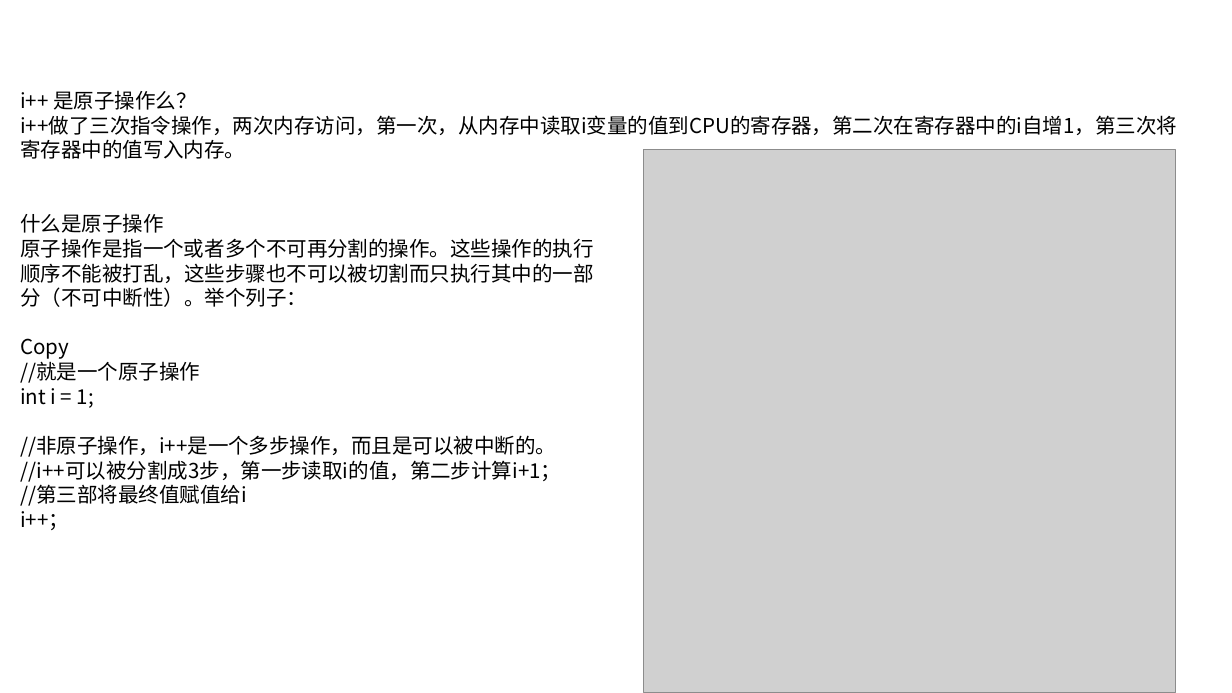
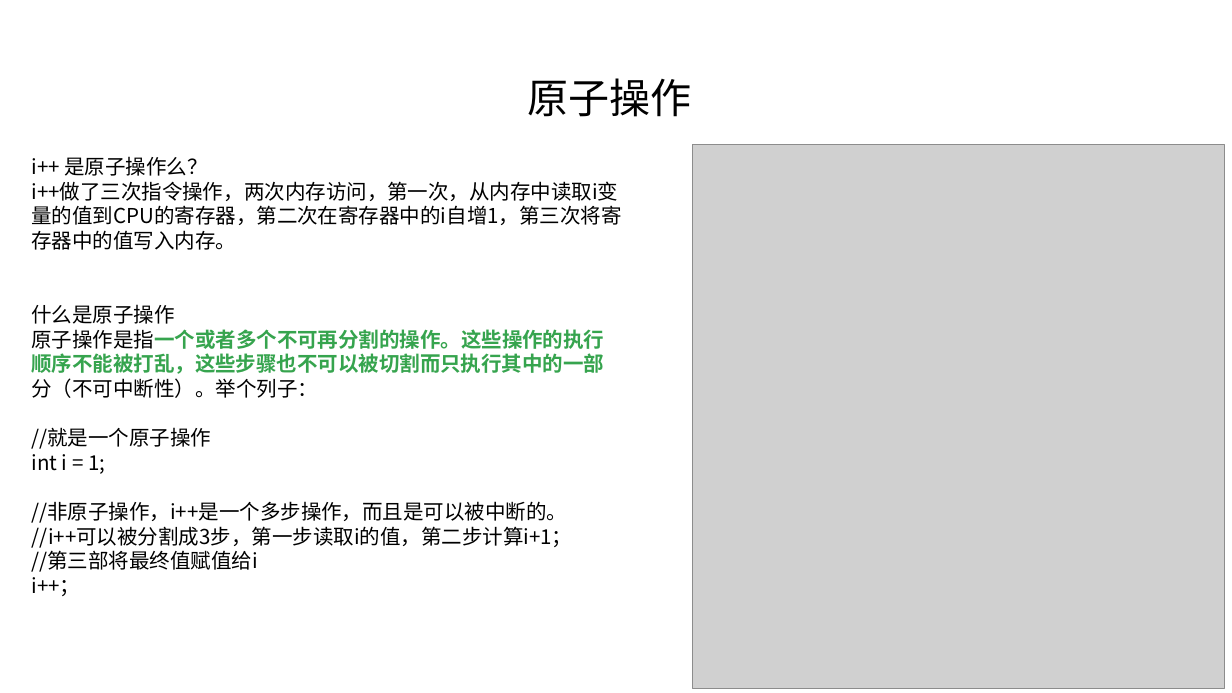
Before and after one commit to linkknown/PPT, a slide deck: slide 13 of 基础PPT/第10章：Java并发基础.pptx (slide 11 before the commit). Drawn at 1232x693 pixels with LibreOffice and Linux fonts; fonts in the diff are those of the drawing; grey boxes stand for pictures; background and template pictures are left out. Boxes give left, top, right and bottom in pixels: in the first picture for what was removed or moved away, otherwise in the second. Text is boxed around its words. In the diff, an @@ line names an element or a change of style, - is before the commit and + after.

```diff
--- a/基础PPT/第10章：Java并发基础.pptx
+++ b/基础PPT/第10章：Java并发基础.pptx
@@ text added at (527, 78, 691, 117), 32 pt, text #000000 @@
+原子操作
@@ picture: place and size @@
-picture at (644, 150, 1176, 693)
+picture at (693, 145, 1225, 689)
@@ text "i++ 是原子操作么？": place and size @@
-text "i++ 是原子操作么？" at (20, 90, 1177, 530)
+text "i++ 是原子操作么？" at (31, 156, 621, 596)
@@ text at (31, 329, 604, 374): text colour #000000 to #36A44E, bold on in "原子操作是指一个或者多个不可再分割的操作。这些操作的执行", "顺序不能被打乱，这些步骤也不可以被切割而只执行其中的一部" @@
@@ text at (20, 338, 69, 359): paragraph removed @@
-Copy
```
Also in this commit, not shown: 15 other slides changed, 3 slides added, 2 slides removed.
